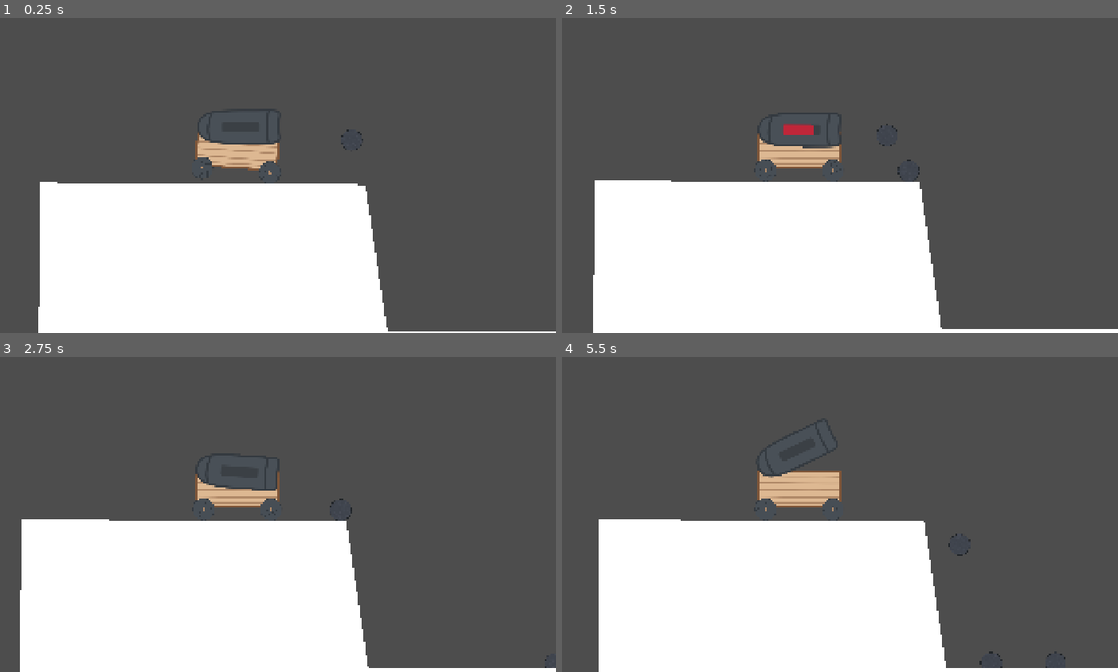
Above: before the commit, frames 1-4 (two rows, left to right).
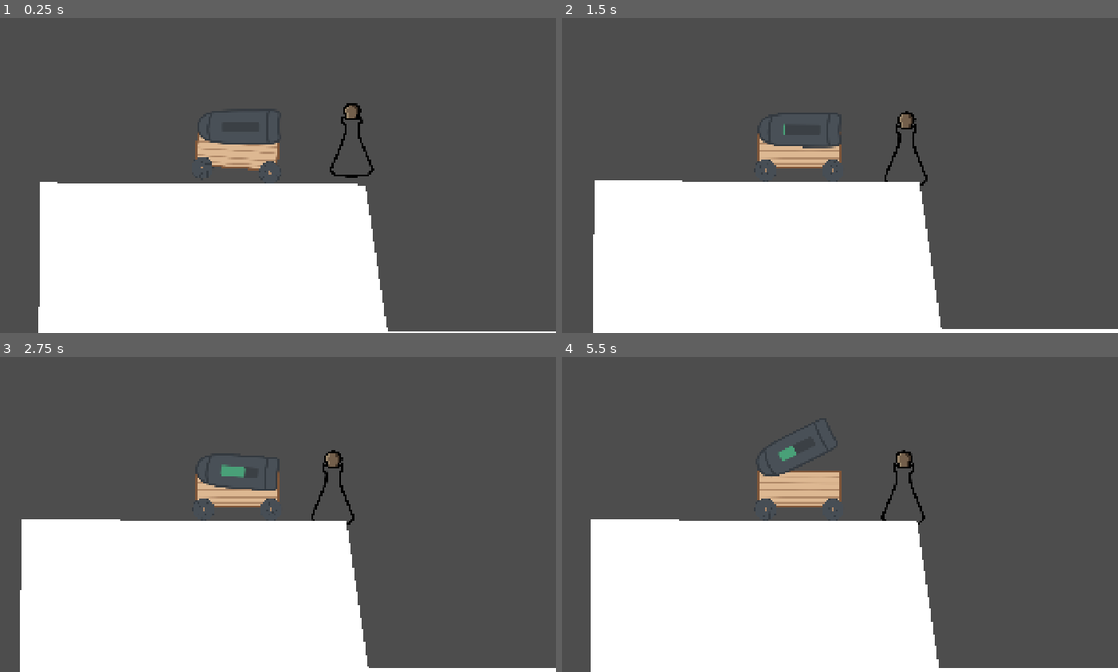
Above: after the commit, the same moments.

Repository: SuperNinjaCat5/Loose-Cannon
Game: Godot game, scene res://scenes/main.tscn
The game is run twice, just before and just after one commit, with the same random seed, the same clock (stepped at 60 frames per second) and the same inputs.
Inputs:
- Up to frame 1 (0.25 s): no input
- Up to frame 2 (1.5 s): hold D (Right) 0.53-1.28 s; hold Space (Interact) 0.53-1.28 s; hold S (Down) from 1.28 s (still down); tap Space (Interact) at 1.35 s
- Up to frame 3 (2.75 s): release S (Down) at 2.03 s; hold D (Right) from 2.03 s (still down); hold Space (Interact) from 2.03 s (still down)
- Up to frame 4 (5.5 s): release D (Right) at 2.78 s; release Space (Interact) at 2.78 s; hold W (Up) 2.78-3.53 s; tap Space (Interact) at 2.85, 4.35 s; hold Space (Interact) 3.53-4.28 s; hold A (Left) 3.53-5.03 s; hold S (Down) from 5.03 s (still down); hold Space (Interact) from 5.03 s (still down)

The runs differ from the first frame. In frame 1, 0.4% of the frame differs, in the area x 59-68%, y 27-51%; in frame 2, 0.6%; in frame 3, 0.5%; in frame 4, 1.8%, in the area x 5-91%, y 19-100%.
Error after the commit: Invalid assignment of property or key 'disabled' with value of type 'bool' on a base object of type 'null instance'. (res://scripts/cart.gd:94)

Commit message:
Add potion and ingredient resources with associated scripts

Diff:
--- /dev/null
+++ b/resources/ingredient.tres
@@ -0,0 +1,3 @@
+[gd_resource type="Resource" format=3 uid="uid://1sucgv6g56jc"]
+
+[resource]
--- /dev/null
+++ b/resources/ingredients/ice_cubes.tres
@@ -0,0 +1,11 @@
+[gd_resource type="Resource" script_class="Ingredient" format=3 uid="uid://mt1cs6aaqnpc"]
+
+[ext_resource type="Script" uid="uid://pn27li01s62g" path="res://scripts/ingredient.gd" id="1_y3bsc"]
+
+[resource]
+script = ExtResource("1_y3bsc")
+name = "Ice Cubes"
+sprite = "uid://b1ej0pg6r6is3"
+modifier = "Subzero"
+color = Color(0.31585562, 0.52414423, 1, 1)
+metadata/_custom_type_script = "uid://pn27li01s62g"
--- /dev/null
+++ b/resources/ingredients/pepper.tres
@@ -0,0 +1,11 @@
+[gd_resource type="Resource" script_class="Ingredient" format=3 uid="uid://cw6p2a65p5u63"]
+
+[ext_resource type="Script" uid="uid://pn27li01s62g" path="res://scripts/ingredient.gd" id="1_2c70o"]
+
+[resource]
+script = ExtResource("1_2c70o")
+name = "Red Hot Chili Pepper"
+sprite = "uid://cib4v6cvghmc4"
+modifier = "Explosive"
+color = Color(1, 0, 0, 1)
+metadata/_custom_type_script = "uid://pn27li01s62g"
--- /dev/null
+++ b/resources/ingredients/slime.tres
@@ -0,0 +1,11 @@
+[gd_resource type="Resource" script_class="Ingredient" format=3 uid="uid://jauwqmym1715"]
+
+[ext_resource type="Script" uid="uid://pn27li01s62g" path="res://scripts/ingredient.gd" id="1_8qnf3"]
+
+[resource]
+script = ExtResource("1_8qnf3")
+name = "Sticky Slime"
+sprite = "uid://shaiqx56kl5t"
+modifier = "Sticky"
+color = Color(0, 0.7983431, 3.85046e-07, 1)
+metadata/_custom_type_script = "uid://pn27li01s62g"
--- /dev/null
+++ b/resources/potion.tres
@@ -0,0 +1,6 @@
+[gd_resource type="Resource" format=3 uid="uid://c82p5bsxkj40w"]
+
+[sub_resource type="GDScript" id="GDScript_8e1rq"]
+
+[resource]
+script = SubResource("GDScript_8e1rq")
--- a/scenes/cannon_ball.tscn
+++ /dev/null
@@ -1,15 +0,0 @@
-[gd_scene format=3 uid="uid://yfhdegpykn3e"]
-
-[ext_resource type="Texture2D" uid="uid://c7yb27j8g4am4" path="res://assets/cannon_ball.svg" id="1_4105j"]
-
-[sub_resource type="CircleShape2D" id="CircleShape2D_jljl1"]
-radius = 34.0147
-
-[node name="cannon_ball" type="RigidBody2D" unique_id=1379676203]
-
-[node name="sprite" type="Sprite2D" parent="." unique_id=160720966]
-scale = Vector2(0.25, 0.25)
-texture = ExtResource("1_4105j")
-
-[node name="hitbox" type="CollisionShape2D" parent="." unique_id=675786485]
-shape = SubResource("CircleShape2D_jljl1")
--- a/scenes/cart.tscn
+++ b/scenes/cart.tscn
@@ -5,6 +5,7 @@
 [ext_resource type="Texture2D" uid="uid://iiyjuov7f75f" path="res://assets/wheel_1.svg" id="3_766cb"]
 [ext_resource type="Texture2D" uid="uid://cisyt3eie4jwe" path="res://assets/wheel_2.svg" id="4_1p7kt"]
 [ext_resource type="Texture2D" uid="uid://qi081tuoq30i" path="res://assets/cannon.svg" id="5_5qji0"]
+[ext_resource type="Script" uid="uid://c3s4becwkqdbi" path="res://scripts/potion_manager.gd" id="6_766cb"]
 
 [sub_resource type="RectangleShape2D" id="RectangleShape2D_jljl1"]
 size = Vector2(245, 72)
@@ -25,6 +26,8 @@
 
 [node name="Cart" type="Node2D" unique_id=36557850]
 script = ExtResource("1_bttn7")
+cannon_motor_speed = null
+wheel_motor_speed = null
 cannon_power = 1000.0
 
 [node name="Body" type="RigidBody2D" parent="." unique_id=1403721947]
@@ -128,4 +131,7 @@
 [node name="Cannon_Cooldown" type="Timer" parent="Cannon_Joint/Cannon" unique_id=107995014]
 one_shot = true
 
+[node name="potion_manager" type="Node" parent="." unique_id=246558507]
+script = ExtResource("6_766cb")
+
 [connection signal="timeout" from="Cannon_Joint/Cannon/Cannon_Cooldown" to="." method="_on_cannon_cooldown_timeout"]
--- a/scenes/main.tscn
+++ b/scenes/main.tscn
@@ -2,14 +2,16 @@
 
 [ext_resource type="PackedScene" uid="uid://ca04ssjgs72qv" path="res://scenes/cart.tscn" id="1_o5qli"]
 [ext_resource type="PackedScene" uid="uid://u4vhlxxdukoy" path="res://scenes/levels/level_test.tscn" id="3_jyhfs"]
-[ext_resource type="PackedScene" uid="uid://yfhdegpykn3e" path="res://scenes/cannon_ball.tscn" id="3_sugp2"]
+[ext_resource type="PackedScene" uid="uid://yfhdegpykn3e" path="res://scenes/potion.tscn" id="3_sugp2"]
 
 [node name="main" type="Node" unique_id=1885324265]
 
-[node name="Cart" parent="." unique_id=36557850 instance=ExtResource("1_o5qli")]
+[node name="cart" parent="." unique_id=36557850 instance=ExtResource("1_o5qli")]
 position = Vector2(86.91264, 75.43724)
+cannon_motor_speed = 100
+wheel_motor_speed = 25
 
 [node name="cannon_ball" parent="." unique_id=1379676203 instance=ExtResource("3_sugp2")]
 position = Vector2(426, 42)
 
-[node name="LevelTest" parent="." unique_id=1366936845 instance=ExtResource("3_jyhfs")]
+[node name="level_test" parent="." unique_id=1366936845 instance=ExtResource("3_jyhfs")]
--- /dev/null
+++ b/scenes/potion.tscn
@@ -0,0 +1,38 @@
+[gd_scene format=3 uid="uid://yfhdegpykn3e"]
+
+[ext_resource type="Texture2D" uid="uid://c1638t8ttvc40" path="res://assets/bottles/sprites/bottle6.png" id="1_ym5ma"]
+
+[node name="potion" type="RigidBody2D" unique_id=1379676203]
+
+[node name="sprite" type="Sprite2D" parent="." unique_id=160720966]
+scale = Vector2(0.25, 0.25)
+texture = ExtResource("1_ym5ma")
+
+[node name="Bottle1" type="CollisionPolygon2D" parent="." unique_id=2003017806]
+visible = false
+polygon = PackedVector2Array(-21, -97, 14, -98, 26, -74, 23, -49, 13, -36, 25, -6, 55, 26, 58, 49, 57, 57, 49, 82, 34, 99, -33, 99, -57, 61, -59, 37, -42, 4, -20, -11, -16, -45, -25, -53, -26, -76, -20, -85, -18, -55, -9, -46, -10, -9, -36, 11, -51, 37, -45, 72, -30, 91, 30, 91, 49, 57, 42, 19, 13, -8, 8, -35, 12, -52, 19, -60, -18, -59)
+
+[node name="Bottle2" type="CollisionPolygon2D" parent="." unique_id=1971202232]
+visible = false
+polygon = PackedVector2Array(-23, -102, 24, -102, 20, -69, 34, -66, 31, -14, 50, 6, 57, 104, -57, 100, -51, 5, -33, -17, -32, -67, -21, -66, -26, -58, -24, -41, -21, -32, -21, -17, -45, 9, -49, 93, -1, 95, 49, 90, 42, 9, 19, -19, 21, -41, 27, -51, 25, -61, -19, -60)
+disabled = true
+
+[node name="Bottle3" type="CollisionPolygon2D" parent="." unique_id=531313992]
+visible = false
+polygon = PackedVector2Array(-25, -56, -26, -33, -21, -30, -37, 10, -38, 74, -2, 82, 38, 73, 36, 6, 20, -28, 25, -33, 25, -56, 17, -55, 14, -82, -15, -82, -16, -56, -19, -48, 18, -47, 19, -36, 14, -34, 15, -25, 27, 2, 32, 39, 32, 70, 0, 76, -31, 69, -31, 23, -25, -5, -14, -28, -15, -35, -19, -36, -19, -48, -15, -55)
+disabled = true
+
+[node name="Bottle4" type="CollisionPolygon2D" parent="." unique_id=915914217]
+visible = false
+polygon = PackedVector2Array(-1, -75, 18, -76, 18, -47, 23, -48, 26, -46, 27, -35, 24, -18, 48, 4, 51, 24, 47, 46, 35, 65, 0, 77, -38, 62, -50, 42, -51, 9, -43, -4, -20, -22, -27, -35, -26, -47, -18, -48, -19, -37, -15, -27, -15, -18, -37, 2, -44, 13, -43, 40, -36, 55, -25, 63, -1, 69, 24, 63, 41, 47, 43, 34, 42, 10, 25, -7, 14, -18, 14, -27, 18, -35, 19, -37, -19, -37, -20, -59, -18, -71, -18, -75)
+disabled = true
+
+[node name="Bottle5" type="CollisionPolygon2D" parent="." unique_id=1390249613]
+visible = false
+polygon = PackedVector2Array(-20, -91, 17, -93, 21, -63, 26, -62, 26, -43, 20, -42, 18, -29, 51, -29, 53, 93, -52, 93, -53, -28, -18, -29, -19, -41, -26, -43, -27, -63, -19, -62, -19, -54, -19, -49, -12, -45, -13, -24, -45, -22, -46, 86, 46, 87, 45, -22, 13, -23, 11, -34, 14, -47, 19, -47, 20, -53, -1, -50, -19, -54)
+disabled = true
+
+[node name="Bottle6" type="CollisionPolygon2D" parent="." unique_id=1231240951]
+visible = false
+polygon = PackedVector2Array(-3, -108, 12, -106, 24, -98, 26, -83, 29, -73, 32, -49, 24, -45, 23, -15, 64, 86, 63, 94, 50, 108, -45, 110, -66, 88, -23, -16, -22, -43, -31, -47, -31, -71, -19, -68, -26, -83, -26, -92, -21, -101, -2, -108, -25, -51, -17, -49, -17, -14, -58, 87, -46, 101, 44, 100, 58, 89, 14, -14, 16, -48, 26, -53, 26, -62, 0, -56, -20, -62)
+disabled = true
--- a/scenes/willy.tscn
+++ b/scenes/willy.tscn
@@ -3,5 +3,3 @@
 [node name="Willy" type="Node2D" unique_id=1786865470]
 
 [node name="Body" type="Skeleton2D" parent="." unique_id=1110395162]
-
-[node name="PhysicalBone2D" type="PhysicalBone2D" parent="Body" unique_id=1341432956]
--- a/scripts/cart.gd
+++ b/scripts/cart.gd
@@ -3,7 +3,8 @@
 @export var cannon_motor_speed = 100
 @export var wheel_motor_speed = 25
 
-@export var PROJECTILE = preload("res://scenes/cannon_ball.tscn")
+@onready var potion_manager: Potion_Manager = $potion_manager
+@onready var potion_scene: PackedScene = preload("res://scenes/potion.tscn")
 
 @onready var front_wheel_joint: PinJoint2D = $Front_Wheel_Joint
 @onready var back_wheel_joint: PinJoint2D = $Back_Wheel_Joint
@@ -30,6 +31,11 @@
 
 func _ready() -> void:
 	power_progress_bar.add_theme_stylebox_override("fill", bar_stylebox)
+
+	var ing = preload("res://resources/ingredients/pepper.tres")
+	var ings: Array[Ingredient] = []
+	ings.append(ing)
+	potion_manager.create_potion(ings)
 
 # Called every frame. 'delta' is the elapsed time since the previous frame.
 func _physics_process(delta: float) -> void:
@@ -69,10 +75,27 @@
 			attempted_aim_dur_cooldown = false
 
 func fire_cannon_ball(power) -> void:
-	var pro = PROJECTILE.instantiate()
-	cannon_rb.add_sibling(pro)
-	pro.global_position = fire_marker.global_position
-	pro.linear_velocity = cannon_rb.global_transform.x * power
+
+	if not potion_manager.numberof_potions() > 0:
+		return ####################################LOSE CONDITION TO GAME MANGER HEREEEEE
+
+	var potion_data: Potion_Data = potion_manager.yoink_potion(0)
+
+	var potion = potion_scene.instantiate()
+
+	var potion_sprite: Sprite2D = potion.find_child("sprite")
+	var texture = Texture2D.new()
+	texture.resource_path = potion_data.sprite_path
+
+	potion_sprite.texture = texture
+
+	potion.find_child("Bottle1").disabled = true
+
+	potion.find_child("Bottle",potion_data.getBottleID()).disabled = false
+
+	cannon_rb.add_sibling(potion)
+	potion.global_position = fire_marker.global_position
+	potion.linear_velocity = cannon_rb.global_transform.x * power
 	cannon_cooldown.start()
 	bar_stylebox.bg_color = COOLDOWN_RED
 
--- /dev/null
+++ b/scripts/ingredient.gd
@@ -0,0 +1,7 @@
+extends Resource
+class_name Ingredient
+
+@export var name: String = "Name"
+@export_file("*.png") var sprite: String
+@export var modifier: String
+@export var color: Color
--- /dev/null
+++ b/scripts/potion_data.gd
@@ -0,0 +1,30 @@
+extends Resource
+class_name Potion_Data
+
+var name: String = "potion-name"
+var mass: int = 1.0
+var sprite_path: String = "res://assets/bottles/bottle1.png"
+var liquid_color: Color = Color("Magenta")
+const maxID = 6
+
+var ingredients: Array[Ingredient] = []
+
+func randomizeSprite():
+	var dir = DirAccess.open("res://assets/bottles/sprites")
+	if dir:
+		var max_random_num = dir.get_files().size()
+		var i = RandomNumberGenerator.new().randi_range(1,max_random_num)
+		sprite_path = dir.get_files().get(i).path_join("res://assets/bottles/sprites")
+
+func randomizeColor():
+	liquid_color = Color(randf(),randf(),randf())
+
+func findColor(): # SET MODIFERS FIRST!!!
+	for i in ingredients:
+		liquid_color = liquid_color.blend(i.color)
+
+func getBottleID() -> int: # CHANGE IF YOU USE MORE THAN 6 BOTTLES
+	for id in range(maxID):
+		if sprite_path.ends_with(str(id) + ".png"):
+			return id
+	return -1
--- /dev/null
+++ b/scripts/potion_manager.gd
@@ -0,0 +1,38 @@
+class_name Potion_Manager
+extends Node
+
+var held_potions: Array[Potion_Data] = []
+
+func create_potion(ingredients: Array[Ingredient]):
+	var p = Potion_Data.new()
+	p.ingredients = ingredients
+	p.randomizeSprite()
+	p.findColor()
+
+	held_potions.append(p)
+
+func yoink_potion(index: int) -> Potion_Data: # WILL REMOVE POTION!!!
+	if index > held_potions.size():
+		printerr("Took an index higher than held")
+		return Potion_Data.new()
+
+	var potion = held_potions.get(index)
+	held_potions.remove_at(index)
+
+	return potion
+
+func remove_potion(index: int):
+	if index > held_potions.size():
+		printerr("Removed an index higher than held")
+		return
+
+	held_potions.remove_at(index)
+
+func get_potion(index: int) -> Potion_Data:
+	if index > held_potions.size():
+		printerr("Getted an index higher than held")
+		return Potion_Data.new()
+	return held_potions.get(index)
+
+func numberof_potions() -> int:
+	return held_potions.size()
Binary file added: assets/bottles/sprites/bottle1.png
Not shown, added: assets/bottles/sprites/bottle1.png.import
Binary file added: assets/bottles/sprites/bottle2.png
Not shown, added: assets/bottles/sprites/bottle2.png.import
Binary file added: assets/bottles/sprites/bottle3.png
Not shown, changed: assets/bottles/sprites/bottle3.png.import
Binary file added: assets/bottles/sprites/bottle4.png
Not shown, added: assets/bottles/sprites/bottle4.png.import
Binary file added: assets/bottles/sprites/bottle5.png
Not shown, added: assets/bottles/sprites/bottle5.png.import
Binary file added: assets/bottles/sprites/bottle6.png
Not shown, added: assets/bottles/sprites/bottle6.png.import
(and 14 more such lines)
